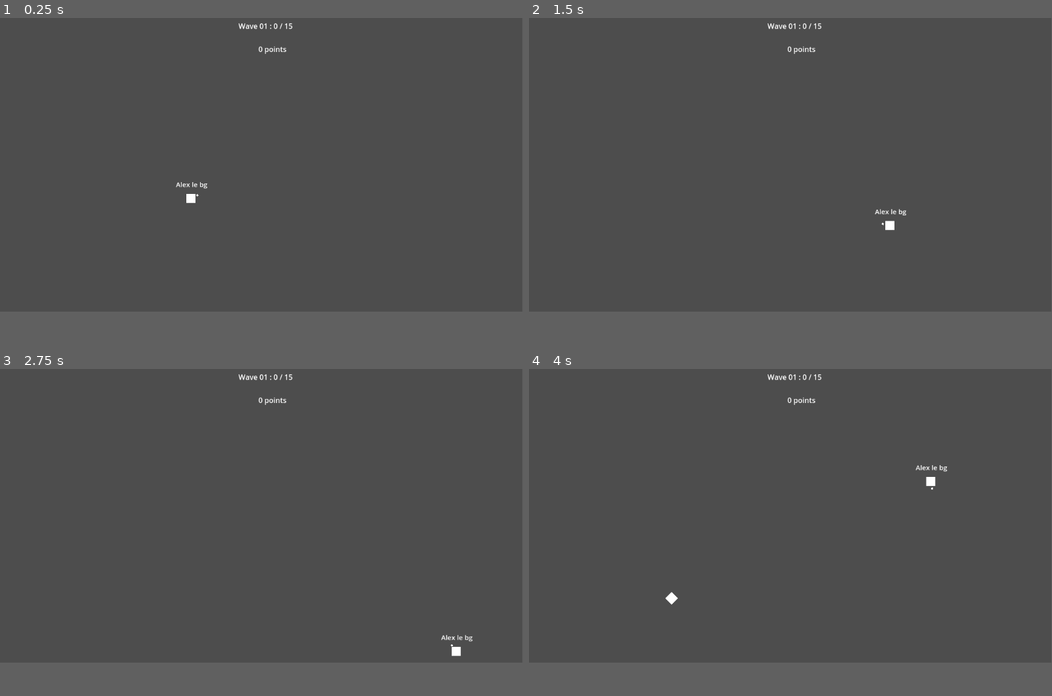
Above: before the commit, frames 1-4 (two rows, left to right).
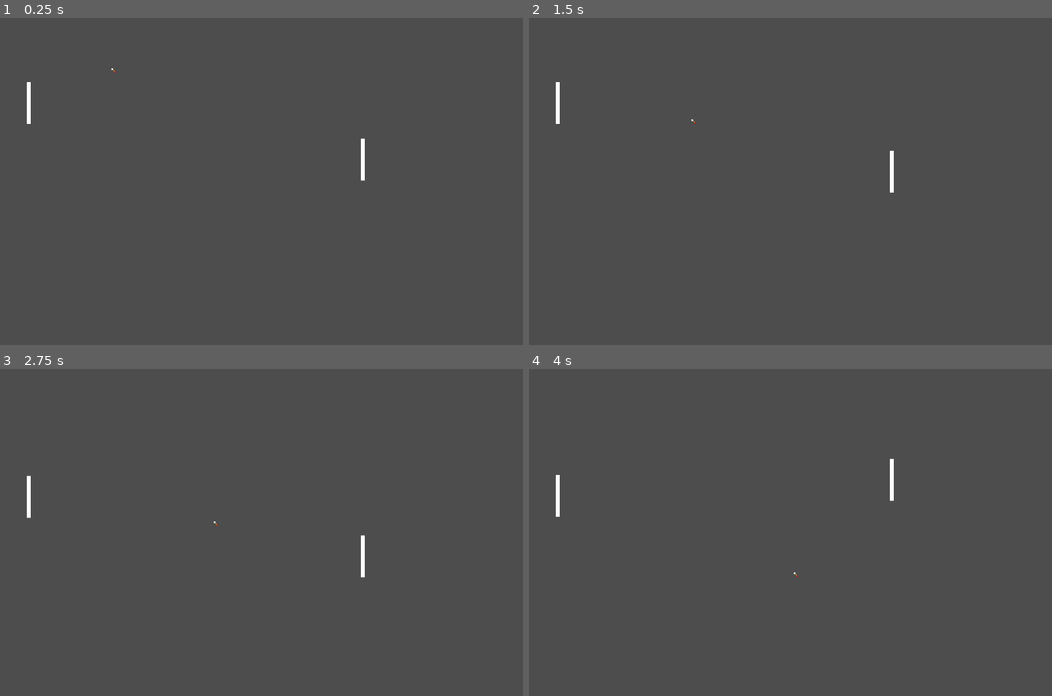
Above: after the commit, the same moments.

Repository: Neadyr/godot_sandbox
Game: Godot game, scene res://Pong/pong_main.tscn
Two runs of this game, one before a commit and one after it. Both use one fixed random seed, a clock stepped at 60 frames per second and the inputs below. Before the commit the project starts from res://Clo/Clo.tscn.
Inputs (mouse positions are in pixels of both pictures, inside the frame that each line leads up to):
- Up to frame 1 (0.25 s): no input
- Up to frame 2 (1.5 s): tap Enter at 0.5 s; move the mouse to (905, 148) at 0.52 s; hold Right (ui_right) 0.53-1.28 s; tap Space (dash) at 0.6 s; tap L (player2_dash, bound only after the commit) at 0.8, 1.35 s; move the mouse to (685, 178) at 1.27 s; hold Down (ui_down) from 1.28 s (still down)
- Up to frame 3 (2.75 s): tap K (player2_down, bound only after the commit) at 1.55 s; move the mouse to (313, 450) at 2.02 s; release Down (ui_down) at 2.03 s; hold Right (ui_right) from 2.03 s (still down); hold K (player2_down, bound only after the commit) from 2.03 s (still down); tap I (player2_up, bound only after the commit) at 2.3 s
- Up to frame 4 (4 s): move the mouse to (764, 575) at 2.77 s; release Right (ui_right) at 2.78 s; release K (player2_down, bound only after the commit) at 2.78 s; hold Up (ui_up) 2.78-3.53 s; tap I (player2_up, bound only after the commit) at 2.85 s; tap Space (dash) at 3.05, 3.6 s; move the mouse to (947, 558) at 3.52 s; hold Left (ui_left) from 3.53 s (still down); tap L (player2_dash, bound only after the commit) at 3.8 s
The window is 799x449 before the commit and 800x500 after it. Grey fills any space a smaller window leaves; there, only what the larger window draws over its background counts as a difference.

The runs differ from the first frame. In frame 1, 0.4% of the frame differs, in the area x 5-70%, y 1-57%; in frame 2, 0.4%; in frame 3, 0.4%; in frame 4, 0.5%, in the area x 5-80%, y 1-72%.

Commit message:
Pong start

Diff:
--- a/Clo/Clo.tscn
+++ b/Clo/Clo.tscn
@@ -6,9 +6,6 @@
 
 [sub_resource type="RectangleShape2D" id="RectangleShape2D_ulslu"]
 size = Vector2(20, 688)
-
-[sub_resource type="RectangleShape2D" id="RectangleShape2D_f6f38"]
-size = Vector2(1172, 20)
 
 [sub_resource type="RectangleShape2D" id="RectangleShape2D_gkssd"]
 size = Vector2(1172, 20)
@@ -28,13 +25,6 @@
 
 [node name="CollisionShape2D" type="CollisionShape2D" parent="left_wall"]
 shape = SubResource("RectangleShape2D_ulslu")
-
-[node name="right_wall" type="Area2D" parent="." groups=["Wall"]]
-position = Vector2(1162, 324)
-
-[node name="CollisionShape2D2" type="CollisionShape2D" parent="right_wall"]
-position = Vector2(-576, -334)
-shape = SubResource("RectangleShape2D_f6f38")
 
 [node name="bottom_wall" type="Area2D" parent="." groups=["Wall"]]
 
--- /dev/null
+++ b/Pong/Ball.tscn
@@ -0,0 +1,23 @@
+[gd_scene load_steps=5 format=3 uid="uid://csga3wtc1wsy7"]
+
+[ext_resource type="Script" uid="uid://f5iyyi4kkpgj" path="res://Pong/ball.gd" id="1_gpwk8"]
+[ext_resource type="Script" uid="uid://cqux4tms4kv30" path="res://Pong/ball_raycast.gd" id="2_gpwk8"]
+
+[sub_resource type="CircleShape2D" id="CircleShape2D_2c62f"]
+radius = 3.16228
+
+[sub_resource type="CanvasTexture" id="CanvasTexture_gyfs4"]
+
+[node name="Ball" type="Area2D" groups=["Projectile"]]
+script = ExtResource("1_gpwk8")
+
+[node name="CollisionShape2D" type="CollisionShape2D" parent="."]
+shape = SubResource("CircleShape2D_2c62f")
+
+[node name="Sprite2D" type="Sprite2D" parent="."]
+scale = Vector2(8, 8)
+texture = SubResource("CanvasTexture_gyfs4")
+
+[node name="RayCast2D" type="RayCast2D" parent="."]
+collide_with_areas = true
+script = ExtResource("2_gpwk8")
--- /dev/null
+++ b/Pong/Player.tscn
@@ -0,0 +1,20 @@
+[gd_scene load_steps=4 format=3 uid="uid://1nbul8k1snsn"]
+
+[ext_resource type="Script" uid="uid://yfv8agkjw51s" path="res://Pong/player.gd" id="1_35epy"]
+
+[sub_resource type="RectangleShape2D" id="RectangleShape2D_verfs"]
+size = Vector2(20, 205)
+
+[sub_resource type="CanvasTexture" id="CanvasTexture_35epy"]
+
+[node name="Player" type="CharacterBody2D" groups=["Player"]]
+script = ExtResource("1_35epy")
+
+[node name="CollisionShape2D" type="CollisionShape2D" parent="." groups=["Player"]]
+position = Vector2(0, 92.5)
+shape = SubResource("RectangleShape2D_verfs")
+
+[node name="Sprite2D" type="Sprite2D" parent="."]
+position = Vector2(0, 92.5)
+scale = Vector2(20, 205)
+texture = SubResource("CanvasTexture_35epy")
--- /dev/null
+++ b/Pong/ball.gd
@@ -0,0 +1,21 @@
+extends Area2D
+var velocity = Vector2(1, 1)
+var speed = 200
+
+func _ready():
+	position = Vector2(500, 200)
+
+func _physics_process(delta):
+	position += velocity * delta * speed
+	queue_redraw()
+	$RayCast2D.target_position = velocity.rotated(-rotation).normalized() * 20
+
+func bounce(normal):
+	velocity = velocity.bounce(normal)
+
+func _draw():
+	if velocity.length() > 0:
+		var dir = velocity.rotated(-rotation).normalized()
+		var end = dir * 20
+		draw_line(Vector2.ZERO, end, Color.ORANGE, 2.0)
+		draw_circle(end, 3, Color.RED)
--- /dev/null
+++ b/Pong/ball_raycast.gd
@@ -0,0 +1,18 @@
+extends RayCast2D
+
+func _physics_process(_delta: float) -> void:
+	self.target_position = get_parent().velocity.normalized() * 20
+	self.position = Vector2.ZERO
+
+	if (self.is_colliding()):
+		print(get_collider())
+		if (get_collider() != null && get_collider().is_in_group("Wall")):
+			print('Wall')
+
+			handle_bounce()
+		if (get_collider() != null && get_collider().is_in_group("Player")):
+			print('Player')
+			handle_bounce()
+func handle_bounce():
+	var normal = get_collision_normal()
+	get_parent().bounce(normal)
--- /dev/null
+++ b/Pong/player.gd
@@ -0,0 +1,44 @@
+extends CharacterBody2D
+var dash_velocity = Vector2.ZERO
+var is_dashing = false
+var dash_cooldown = 1
+var dash_current_timer = 0
+
+func _physics_process(delta: float) -> void:
+	#var mouse_position: Vector2 = get_viewport().get_mouse_position()
+	var shape= $CollisionShape2D.shape
+	var origin = $CollisionShape2D.global_position
+
+	if shape is RectangleShape2D:
+		var half_size = shape.size * 0.5 * $CollisionShape2D.global_scale
+		var left   = origin.x - half_size.x
+		var right  = origin.x + half_size.x
+		var top    = origin.y - half_size.y
+		var bottom = origin.y + half_size.y
+
+		print("Left:", left, " Right:", right, " Top:", top, " Bottom:", bottom)
+	print($CollisionShape2D.shape.size)
+	if (dash_current_timer >= 0):
+		dash_current_timer -= delta
+	var dash_strength = 3000
+	var dash_friction = 15
+	var direction = Vector2.ZERO
+	var speed: float = 300
+
+	if (Input.is_action_pressed("ui_up")):
+		direction.y -= 1
+	if (Input.is_action_pressed("ui_down")):
+		direction.y += 1
+
+	if (dash_current_timer <= 0):
+		if (Input.is_action_just_pressed("dash")):
+			is_dashing = true
+			dash_velocity = direction.normalized() * dash_strength
+			dash_current_timer = dash_cooldown
+	if (is_dashing):
+		dash_velocity = dash_velocity.lerp(Vector2.ZERO, dash_friction * delta)
+		if dash_velocity.length() < 2:
+			dash_velocity = Vector2.ZERO
+			is_dashing = false
+	velocity = direction.normalized() * speed + dash_velocity
+	move_and_slide()
--- /dev/null
+++ b/Pong/player2.gd
@@ -0,0 +1,34 @@
+extends CharacterBody2D
+var dash_velocity = Vector2.ZERO
+var is_dashing = false
+var dash_cooldown = 1
+var dash_current_timer = 0
+
+func _physics_process(delta: float) -> void:
+	#var mouse_position: Vector2 = get_viewport().get_mouse_position()
+
+	if (dash_current_timer >= 0):
+		dash_current_timer -= delta
+	var dash_strength = 3000
+	var dash_friction = 15
+	var direction = Vector2.ZERO
+	var speed: float = 300
+
+	if (Input.is_action_pressed("player2_up")):
+		direction.y -= 1
+	if (Input.is_action_pressed("player2_down")):
+		direction.y += 1
+
+
+	if (dash_current_timer <= 0):
+		if (Input.is_action_just_pressed("player2_dash")):
+			is_dashing = true
+			dash_velocity = direction.normalized() * dash_strength
+			dash_current_timer = dash_cooldown
+	if (is_dashing):
+		dash_velocity = dash_velocity.lerp(Vector2.ZERO, dash_friction * delta)
+		if dash_velocity.length() < 2:
+			dash_velocity = Vector2.ZERO
+			is_dashing = false
+	velocity = direction.normalized() * speed + dash_velocity
+	move_and_slide()
--- /dev/null
+++ b/Pong/pong_main.tscn
@@ -0,0 +1,34 @@
+[gd_scene load_steps=6 format=3 uid="uid://s4ieu8i2gyq0"]
+
+[ext_resource type="PackedScene" uid="uid://csga3wtc1wsy7" path="res://Pong/Ball.tscn" id="1_jjjrt"]
+[ext_resource type="PackedScene" uid="uid://1nbul8k1snsn" path="res://Pong/Player.tscn" id="2_dmbcv"]
+[ext_resource type="Script" uid="uid://bfg6ujjs1i5a6" path="res://Pong/player2.gd" id="3_d7yop"]
+
+[sub_resource type="RectangleShape2D" id="RectangleShape2D_d5x35"]
+size = Vector2(1920, 20)
+
+[sub_resource type="RectangleShape2D" id="RectangleShape2D_jjjrt"]
+size = Vector2(1919, 20)
+
+[node name="PongMain" type="Node2D"]
+
+[node name="TopWall" type="Area2D" parent="." groups=["Wall"]]
+
+[node name="CollisionShape2D" type="CollisionShape2D" parent="TopWall"]
+position = Vector2(960, -10)
+shape = SubResource("RectangleShape2D_d5x35")
+
+[node name="BottomWall" type="Area2D" parent="." groups=["Wall"]]
+
+[node name="CollisionShape2D" type="CollisionShape2D" parent="BottomWall"]
+position = Vector2(964, 1089)
+shape = SubResource("RectangleShape2D_jjjrt")
+
+[node name="Player" parent="." instance=ExtResource("2_dmbcv")]
+position = Vector2(1776, 600)
+
+[node name="Ball" parent="." instance=ExtResource("1_jjjrt")]
+
+[node name="Player2" parent="." instance=ExtResource("2_dmbcv")]
+position = Vector2(141, 323)
+script = ExtResource("3_d7yop")
--- a/project.godot
+++ b/project.godot
@@ -11,9 +11,15 @@
 [application]
 
 config/name="Sandbox"
-run/main_scene="res://Clo/Clo.tscn"
+run/main_scene="uid://s4ieu8i2gyq0"
 config/features=PackedStringArray("4.4", "Forward Plus")
 config/icon="res://icon.svg"
+
+[display]
+
+window/size/viewport_width=3840
+window/size/viewport_height=2160
+window/size/mode=2
 
 [input]
 
@@ -69,3 +75,18 @@
 "events": [Object(InputEventMouseButton,"resource_local_to_scene":false,"resource_name":"","device":-1,"window_id":0,"a …(258 unchanged characters)…
 ]
 }
+player2_up={
+"deadzone": 0.2,
+"events": [Object(InputEventKey,"resource_local_to_scene":false,"resource_name":"","device":-1,"window_id":0,"alt_pressed":false,"shift_pressed":false,"ctrl_pressed":false,"meta_pressed":false,"pressed":false,"keycode":0,"physical_keycode":73,"key_label":0,"unicode":105,"location":0,"echo":false,"script":null)
+]
+}
+player2_down={
+"deadzone": 0.2,
+"events": [Object(InputEventKey,"resource_local_to_scene":false,"resource_name":"","device":-1,"window_id":0,"alt_pressed":false,"shift_pressed":false,"ctrl_pressed":false,"meta_pressed":false,"pressed":false,"keycode":0,"physical_keycode":75,"key_label":0,"unicode":107,"location":0,"echo":false,"script":null)
+]
+}
+player2_dash={
+"deadzone": 0.2,
+"events": [Object(InputEventKey,"resource_local_to_scene":false,"resource_name":"","device":-1,"window_id":0,"alt_pressed":false,"shift_pressed":false,"ctrl_pressed":false,"meta_pressed":false,"pressed":false,"keycode":0,"physical_keycode":76,"key_label":0,"unicode":108,"location":0,"echo":false,"script":null)
+]
+}
Not shown: 1 places in Clo/Clo.tscn that only renumber resources
Not shown, added: Pong/ball.gd.uid
Not shown, added: Pong/ball_raycast.gd.uid
Not shown, added: Pong/player.gd.uid
Not shown, added: Pong/player2.gd.uid
